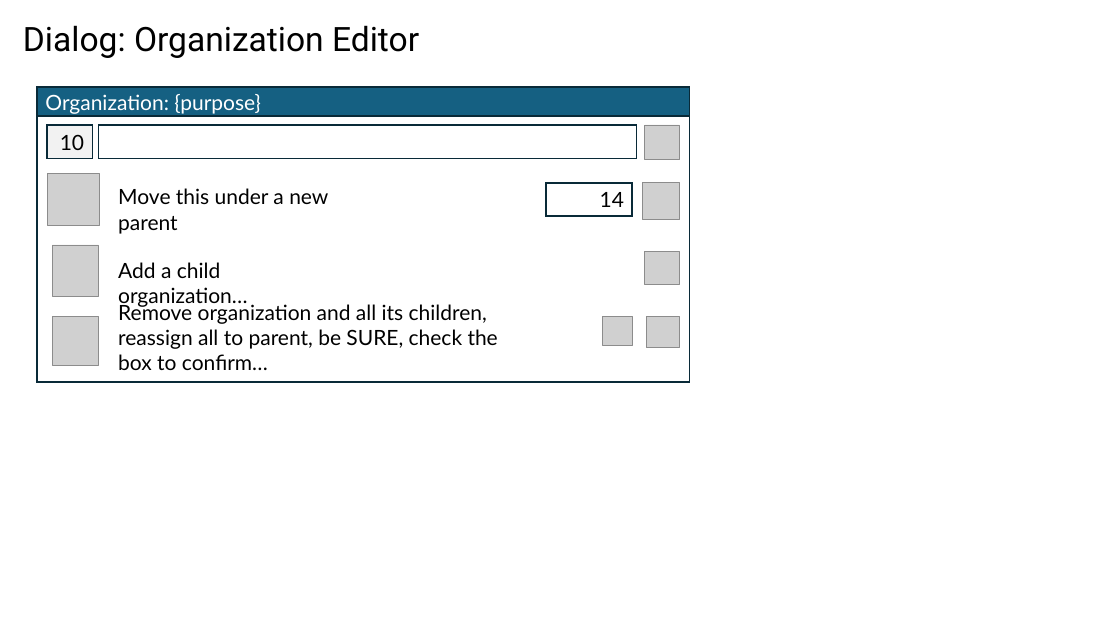
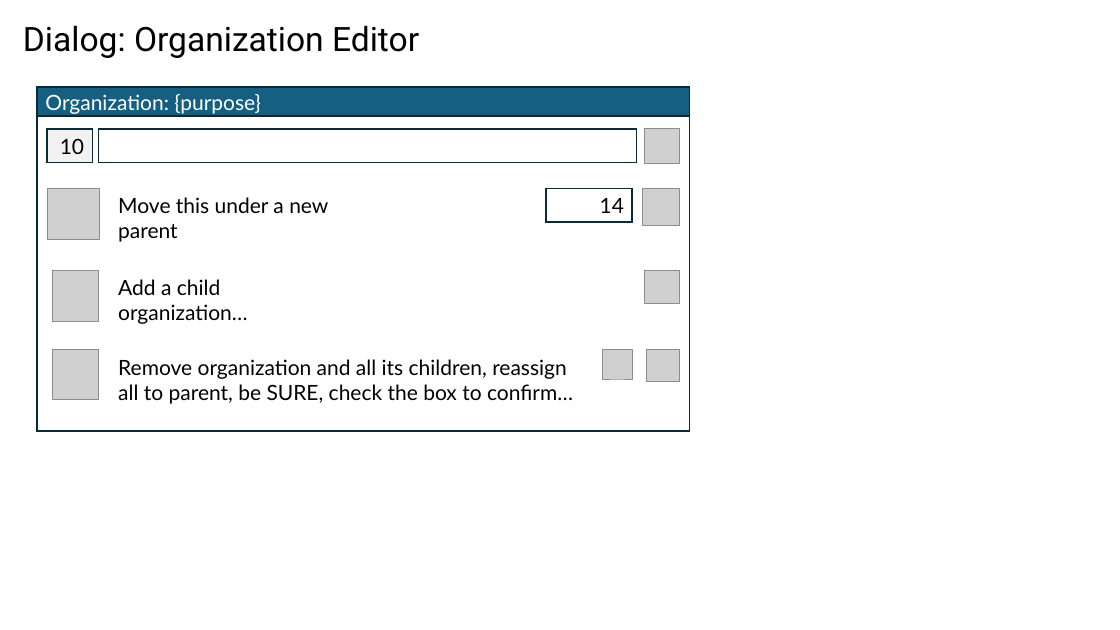
Before and after one commit to BlitzkriegSoftware/item_organizer, a slide deck: slide 20 of docs/ui-design.pptx (slide 13 before the commit). Drawn at 1120x630 pixels with LibreOffice and Linux fonts; fonts in the diff are those of the drawing; grey boxes stand for pictures; background and template pictures are left out. Boxes give left, top, right and bottom in pixels: in the first picture for what was removed or moved away, otherwise in the second. Text is boxed around its words. In the diff, an @@ line names an element or a change of style, - is before the commit and + after.

```diff
--- a/docs/ui-design.pptx
+++ b/docs/ui-design.pptx
@@ rectangle: place and size @@
-rectangle at [37, 116, 690, 381]
+rectangle at [37, 116, 690, 430]
@@ 3 rectangles, 2 pictures: place and size @@
-3 rectangles, 2 pictures at [47, 125, 680, 219]
+3 rectangles, 2 pictures at [47, 129, 680, 225]
@@ picture: place and size @@
-picture at [47, 174, 99, 225]
+picture at [47, 188, 99, 239]
@@ text "Move this under a new ...": place and size @@
-text "Move this under a new ..." at [118, 188, 328, 234]
+text "Move this under a new ..." at [118, 197, 328, 242]
@@ picture: place and size @@
-picture at [52, 245, 98, 297]
+picture at [52, 271, 98, 322]
@@ text "Add a child organization…": place and size @@
-text "Add a child organization…" at [118, 262, 247, 308]
+text "Add a child organization…" at [118, 279, 247, 324]
@@ picture: place and size @@
-picture at [645, 251, 680, 285]
+picture at [645, 271, 680, 304]
@@ text "Remove organization and all its ..." rewrapped from [118, 302, 498, 370] to [118, 359, 573, 404] @@
@@ 3 pictures: place and size @@
-3 pictures at [52, 316, 680, 365]
+3 pictures at [52, 350, 680, 400]
```
Also in this commit, not shown: 3 other slides changed, 8 slides added, 8 other files.
